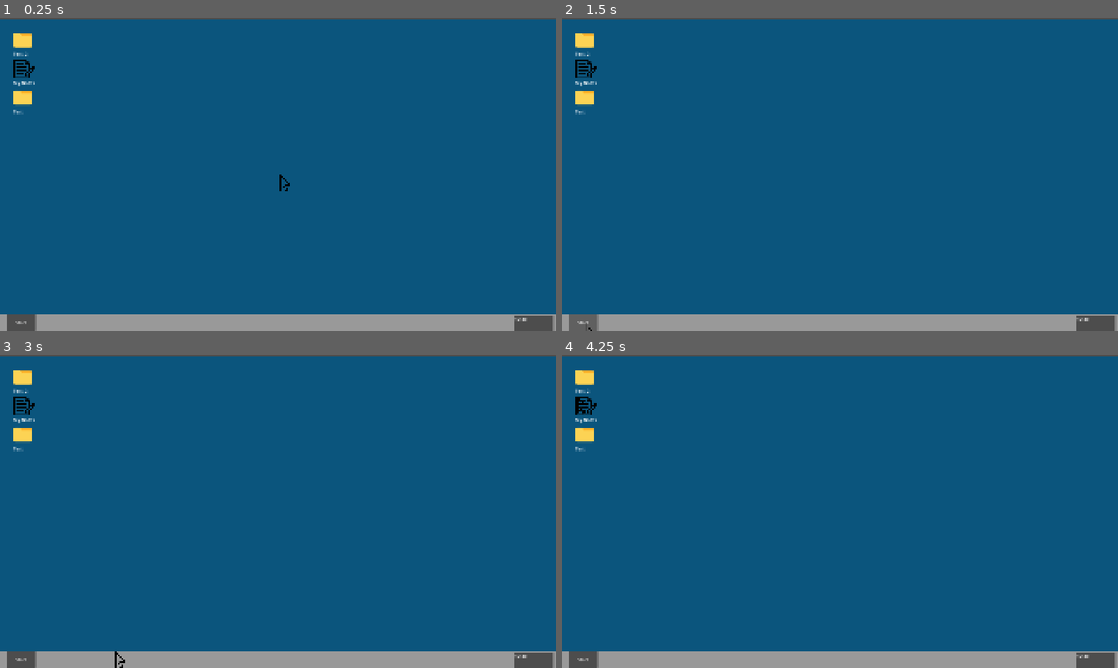
Above: before the commit, frames 1-4 (two rows, left to right).
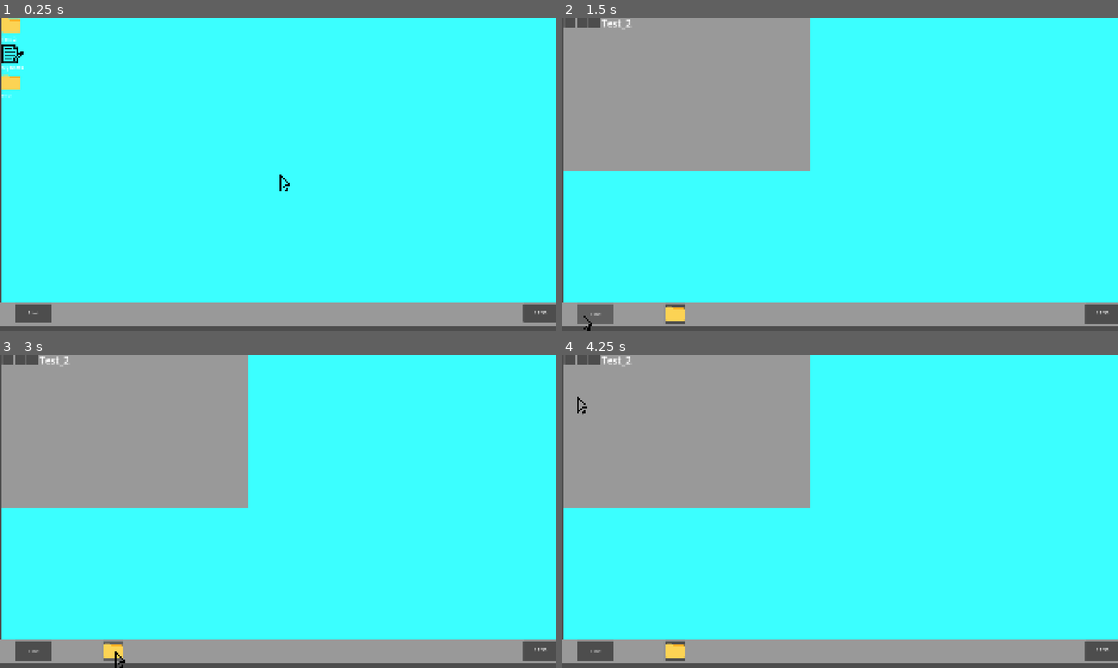
Above: after the commit, the same moments.

Repository: vividskiess/COS30031
Game: Godot game, scene res://Objects/test.tscn
Two runs of this game, one before a commit and one after it. Both use one fixed random seed, a clock stepped at 60 frames per second and the inputs below.
Inputs (mouse positions are in pixels of both pictures, inside the frame that each line leads up to):
- Up to frame 1 (0.25 s): no input
- Up to frame 2 (1.5 s): click (573, 30) at 0.52 s; click "Start" at 1.25 s
- Up to frame 3 (3 s): click "Start" at 2 s; click (111, 652) at 2.77 s
- Up to frame 4 (4.25 s): click (573, 395) at 3.52 s

The runs differ from the first frame. In frame 1, 96% of the frame differs, in the area x 0-100%, y 0-100%; in frame 2, 96%; in frame 3, 96%; in frame 4, 96%.

Commit message:
Fixed Minimized
Fixed minimize button

Diff:
--- a/Objects/Desktop_Manger.tscn
+++ b/Objects/Desktop_Manger.tscn
@@ -2,41 +2,68 @@
 
 [ext_resource type="Script" uid="uid://d1kmbd4dwsnba" path="res://Script/Desktop_Manager.gd" id="1_ukg44"]
 [ext_resource type="PackedScene" uid="uid://b5q4drdvvuvdp" path="res://Objects/MainScreen.tscn" id="2_7xnu4"]
-[ext_resource type="Script" uid="uid://b01bfjknjm6rf" path="res://Script/Fileresource.gd" id="3_vibsw"]
-[ext_resource type="Texture2D" uid="uid://bi4xw8n23rjr6" path="res://Asset/notes.png" id="4_7xnu4"]
-[ext_resource type="Texture2D" uid="uid://d15l1hrse04lx" path="res://Asset/folder.png" id="5_vibsw"]
 
-[sub_resource type="Resource" id="Resource_mxjem"]
-script = ExtResource("3_vibsw")
-display_name = "Mypassword"
-icon_texture = ExtResource("4_7xnu4")
-text_content = "
-Ysername: JustinBieberFangirl
-Password: ILovejustinBieber22
-"
-metadata/_custom_type_script = "uid://b01bfjknjm6rf"
-
-[sub_resource type="Resource" id="Resource_1af10"]
-script = ExtResource("3_vibsw")
-display_name = "Test_1"
-icon_texture = ExtResource("5_vibsw")
-file_type = 0
-contained_files = Array[ExtResource("3_vibsw")]([SubResource("Resource_mxjem")])
-metadata/_custom_type_script = "uid://b01bfjknjm6rf"
+[sub_resource type="StyleBoxFlat" id="StyleBoxFlat_7xnu4"]
 
 [node name="Desktop_manger" type="Control" unique_id=118327403]
 layout_mode = 3
 anchors_preset = 0
 script = ExtResource("1_ukg44")
 window_scene = ExtResource("2_7xnu4")
-desktop_files = Array[ExtResource("3_vibsw")]([SubResource("Resource_1af10")])
+
+[node name="ColorRect" type="ColorRect" parent="." unique_id=192414224]
+layout_mode = 0
+offset_left = -5.0
+offset_right = 1913.0
+offset_bottom = 1082.0
+color = Color(0.23137255, 1, 1, 1)
 
 [node name="Taskbar" type="HBoxContainer" parent="." unique_id=2057635650]
 layout_mode = 0
-offset_right = 40.0
-offset_bottom = 40.0
+offset_left = -7.0
+offset_top = 1001.0
+offset_right = 1913.0
+offset_bottom = 1081.0
+
+[node name="Panel" type="Panel" parent="Taskbar" unique_id=1857817609]
+custom_minimum_size = Vector2(1920, 80)
+layout_mode = 2
+theme_override_styles/panel = SubResource("StyleBoxFlat_7xnu4")
+
+[node name="TaskbarGrid" type="GridContainer" parent="Taskbar/Panel" unique_id=1292436697]
+custom_minimum_size = Vector2(1920, 80)
+layout_mode = 0
+offset_top = 2.0
+offset_right = 46.0
+offset_bottom = 42.0
+columns = 10
+
+[node name="Windows" type="Button" parent="Taskbar/Panel/TaskbarGrid" unique_id=1612900211]
+custom_minimum_size = Vector2(128, 64)
+layout_mode = 2
+offset_transform_enabled = true
+offset_transform_position = Vector2(50, 0)
+text = "Start"
+
+[node name="Time" type="Panel" parent="Taskbar/Panel/TaskbarGrid" unique_id=1971144544]
+custom_minimum_size = Vector2(124, 64)
+layout_mode = 2
+offset_transform_enabled = true
+offset_transform_position = Vector2(1620, 0)
+
+[node name="Label" type="Label" parent="Taskbar/Panel/TaskbarGrid/Time" unique_id=1959877699]
+layout_mode = 0
+offset_left = 38.0
+offset_top = 20.0
+offset_right = 80.0
+offset_bottom = 43.0
+text = "12:30"
+horizontal_alignment = 1
+vertical_alignment = 1
 
 [node name="IconGrid" type="GridContainer" parent="." unique_id=557714982]
 layout_mode = 0
-offset_right = 1154.0
-offset_bottom = 648.0
+offset_left = -2.0
+offset_top = 1.0
+offset_right = -2.0
+offset_bottom = 81.0
--- a/Objects/test.tscn
+++ b/Objects/test.tscn
@@ -2,35 +2,22 @@
 
 [ext_resource type="PackedScene" uid="uid://b4thiqqvjktp1" path="res://Objects/Desktop_Manger.tscn" id="2_2o0qa"]
 [ext_resource type="PackedScene" uid="uid://8tjcqnwtqcwi" path="res://Objects/Mouse.tscn" id="2_ldsjx"]
-[ext_resource type="PackedScene" uid="uid://bw3wnwary5kjo" path="res://Objects/Desktop_Icon.tscn" id="3_ldsjx"]
-[ext_resource type="Script" uid="uid://b01bfjknjm6rf" path="res://Script/Fileresource.gd" id="3_p01jj"]
-[ext_resource type="PackedScene" uid="uid://cyabxsr82a1ip" path="res://Objects/Main_background.tscn" id="4_2o0qa"]
 
 [node name="Test" type="Control" unique_id=2124420353]
 layout_mode = 3
 anchors_preset = 0
 offset_left = 2.0
-offset_top = 4.0
+offset_top = 27.0
 offset_right = 1922.0
 offset_bottom = 1084.0
 
-[node name="Background" parent="." unique_id=1099439349 instance=ExtResource("4_2o0qa")]
-layout_mode = 1
-
 [node name="Desktop_manger" parent="." unique_id=118327403 instance=ExtResource("2_2o0qa")]
 layout_mode = 0
-offset_left = 44.0
-offset_top = 40.0
-offset_right = 44.0
-offset_bottom = 40.0
-desktop_files = Array[ExtResource("3_p01jj")]([])
-
-[node name="DesktopIcon" parent="." unique_id=776160744 instance=ExtResource("3_ldsjx")]
-layout_mode = 0
-offset_left = 0.0
-offset_top = 0.0
-offset_right = 65.0
-offset_bottom = 60.0
+offset_left = 6.0
+offset_top = -35.0
+offset_right = 6.0
+offset_bottom = -35.0
+scale = Vector2(1.0044761, 0.9910996)
 
 [node name="mouse" parent="." unique_id=691309237 instance=ExtResource("2_ldsjx")]
 layout_mode = 0
--- a/Script/Desktop_Icon.gd
+++ b/Script/Desktop_Icon.gd
@@ -1,5 +1,4 @@
 extends Button
-
 
 signal icon_double_clicked(data: FileResource)
 
@@ -15,7 +14,6 @@
 	pass
 
 func _ready() -> void:
-
 	pass
 
 func setup(data: FileResource) -> void:
--- a/Script/Desktop_Manager.gd
+++ b/Script/Desktop_Manager.gd
@@ -3,16 +3,15 @@
 @export var window_scene: PackedScene
 @export var desktop_files: Array[FileResource] = []
 @export var grid_column: int = 1
+@export var Taskbar_grid: int = 5
 
 @onready var icon_grid: GridContainer = $IconGrid
-@onready var taskbar: HBoxContainer = $Taskbar
-@onready var background_taskbar: Panel = get_tree().get_first_node_in_group("task_bar_background")
-
+@onready var taskbar = $Taskbar/Panel/TaskbarGrid
+@onready var taskbar_grid = $Taskbar/Panel/TaskbarGrid
 
 
 #Window node -> Button
 var minimize_icon_to_window: Dictionary = {}
-var background_task_bar_position = Vector2.ZERO
 
 
 # Called when the node enters the scene tree for the first time.
@@ -23,15 +22,17 @@
 	for file_res in desktop_files:
 		create_desktop_icon(file_res, icon_grid)
 
-#Changing grid
+#Changing grid main window
 func _icon_grid_setup() -> void:
 	icon_grid.columns = grid_column
 	icon_grid.add_theme_constant_override("h_separation", 100)
 	icon_grid.add_theme_constant_override("v_separation",100)
 
+	taskbar_grid = taskbar_grid
+	taskbar_grid.add_theme_constant_override("h_separation", 50)
+
 #setting up folder grid
 func _folder_grid_setup(folder:Node) -> void:
-
 	pass
 
 
@@ -48,20 +49,20 @@
 	var new_window = window_scene.instantiate()
 	add_child(new_window)
 	new_window.set_title(data.display_name)
-
 	new_window.state.connect(_control_window_state) #connects with window to change open, close. minimize
 
 
 	#creating mini button in taskbar
 	var taskbar_button = Button.new()
 	taskbar_button.icon = data.icon_texture
-	taskbar_button.custom_minimum_size = Vector2(40,40)
-	taskbar.add_child(taskbar_button)
+	taskbar_button.custom_minimum_size = Vector2(64,64) #size of icon in minimize mode
+	taskbar_button.position.x = 120
+	taskbar_grid.add_child(taskbar_button)
 
 	#dictionary of button icon
 	minimize_icon_to_window[new_window] = taskbar_button
 
-	taskbar_button.pressed.connect(func(): _control_window_state(new_window, "open")) #calling to open back up
+	taskbar_button.pressed.connect(func(): _control_window_state(new_window, "opened")) #calling to open back up
 
 	match data.file_type:
 		FileResource.FileType.TEXT:
@@ -80,9 +81,24 @@
 func _control_window_state(window_node:Node, new_state:String) -> void:
 	match new_state:
 		"closed":
+			if minimize_icon_to_window.has(window_node):
+				var icon_button = minimize_icon_to_window[window_node]
+				icon_button.queue_free()
+				minimize_icon_to_window.erase(window_node)
+
 			window_node.queue_free()
+
 		"minimized":
-			window_node.hide()
+			if minimize_icon_to_window.has(window_node):
+				var icon_button = minimize_icon_to_window[window_node]
+				window_node._minimize_to_point(icon_button.global_position)
+
+		"opened":
+				window_node.show()
+				window_node.move_to_front()
+
+
+
 
 #load up all icon in desktop like windows
 func _preload_desktop(path: String) -> void:
@@ -95,12 +111,3 @@
 
 		if load_res is FileResource:
 			desktop_files.append(load_res)
-
-func _task_bar_setup(new_pos: Vector2) -> void:
-	background_task_bar_position = new_pos
-	taskbar.global_position = background_task_bar_position
-	pass
-
-func _minimize_to_point() -> void:
-
-	pass
--- a/Script/Window.gd
+++ b/Script/Window.gd
@@ -61,6 +61,8 @@
 	curr_state="minimized"
 	state.emit(self, curr_state)
 
+func _minimize_to_point(pos: Vector2) -> void:
+	hide()
 
 func _mouse_pos_snapped(new_pos: Vector2) -> void:
 	if is_dragging:
--- a/Script/mouse_control.gd
+++ b/Script/mouse_control.gd
@@ -8,6 +8,5 @@
 
 func _process(delta: float) -> void:
 
-	Input.mouse_mode = Input.MOUSE_MODE_HIDDEN
 	global_position = get_global_mouse_position()
 	snapped_pos.emit(global_position)
--- a/project.godot
+++ b/project.godot
@@ -1,16 +1,8 @@
-; Engine configuration file.
-; It's best edited using the editor UI and not directly,
-; since the parameters that go here are not all obvious.
-;
-; Format:
-;   [section] ; section goes between []
-;   param=value ; assign values to parameters
-
 config_version=5
 
 [application]
 
-config/name="Assignment2"
+config/name="Assignment2 Git"
 run/main_scene="uid://c8l1i5xpv4vq0"
 config/features=PackedStringArray("4.7", "Forward Plus")
 config/icon="res://Asset/icon.svg"
